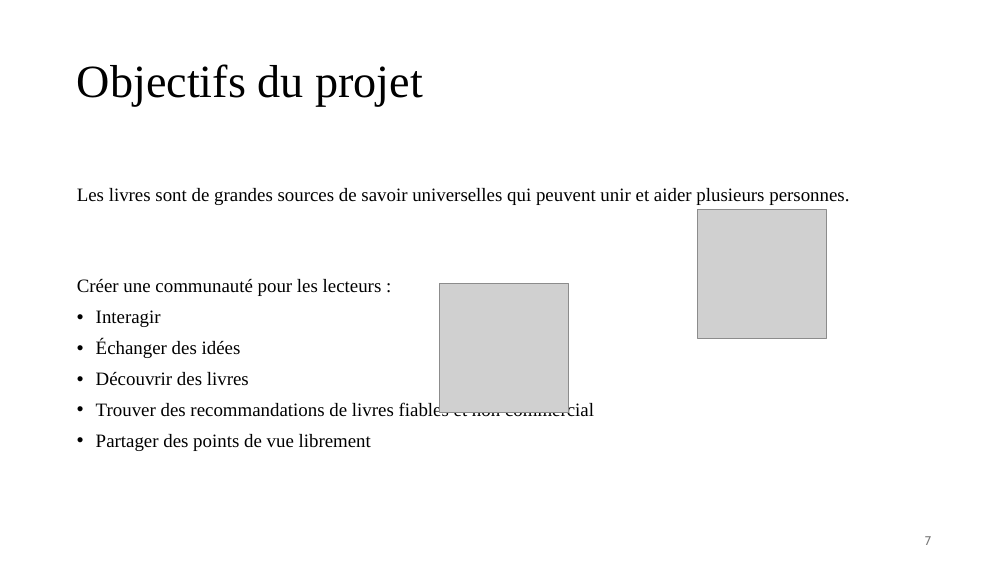
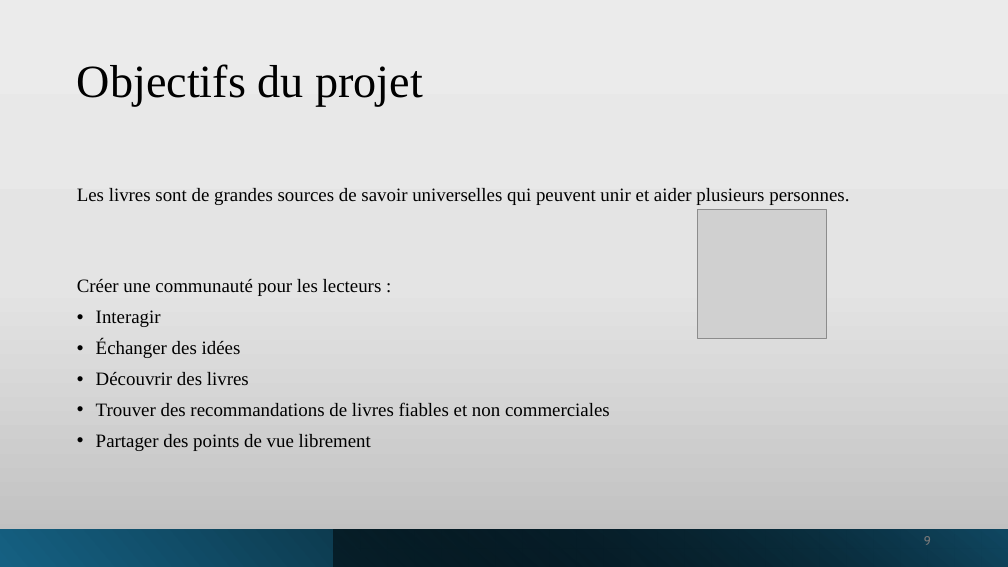
Before and after one commit to manelbenhamouda/projets-CDA, a slide deck: slide 9 of Diaporama_Haldan.pptx (slide 7 before the commit). Drawn at 1008x567 pixels with LibreOffice and Linux fonts; fonts in the diff are those of the drawing; grey boxes stand for pictures. Boxes give left, top, right and bottom in pixels: in the first picture for what was removed or moved away, otherwise in the second. Text is boxed around its words. In the diff, an @@ line names an element or a change of style, - is before the commit and + after.

```diff
--- a/Diaporama_Haldan.pptx
+++ b/Diaporama_Haldan.pptx
@@ background #FFFFFF to gradient #ECECEC to #E5E5E5 to #BEBEBE @@
@@ text "Les livres sont de grandes ..." at bbox=[77, 188, 849, 205]: alignment left to justified @@
@@ text at bbox=[77, 279, 382, 451]: alignment left to justified @@
@@ picture removed at bbox=[439, 284, 569, 413] @@
@@ text at bbox=[96, 402, 610, 416]: text changed @@
-• Trouver des recommandations de livres fiables et non commercial
+• Trouver des recommandations de livres fiables et non commerciales
@@ rectangle added at bbox=[0, 529, 1008, 567], fill gradient #156082 to #000000 @@
@@ rectangle added at bbox=[334, 529, 1008, 567], fill gradient #000000 to #104862 @@
@@ page number at bbox=[924, 536, 931, 545]: text changed @@
-7
+9
```
Also in this commit, not shown: 7 other slides changed, 13 slides added.
